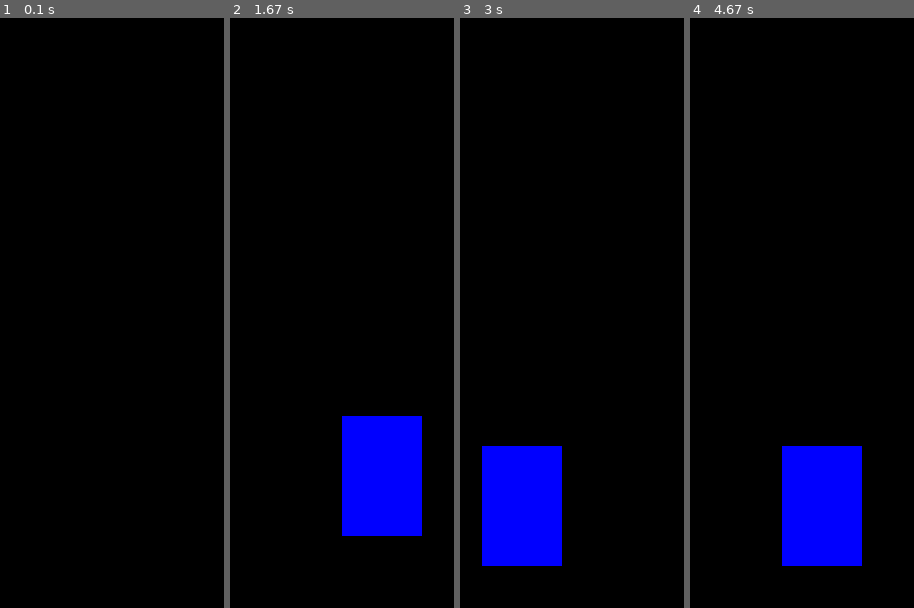
Above: before the commit, frames 1-4 (left to right).
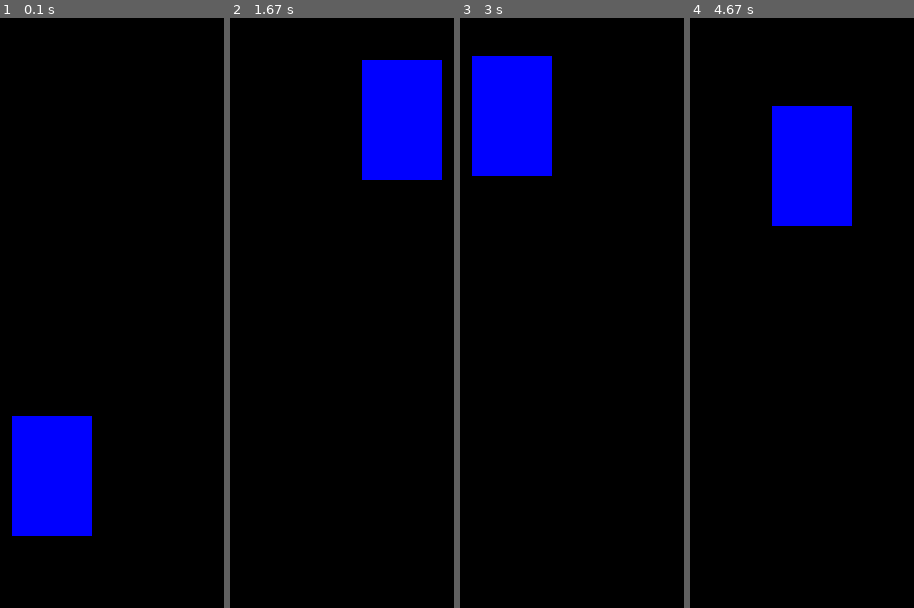
Above: after the commit, the same moments.

Repository: JeremySNL/PygameLearn
Game: pygame game, started from key_movements.py
Same seed, same stepped clock (60 frames per second), same inputs: the game is played once before the commit and once after it.
Inputs:
- Up to frame 1 (0.1 s): no input
- Up to frame 2 (1.67 s): tap Space at 0.33, 0.73, 1.03, 1.23, 1.53 s; hold Right 0.67-1.13 s; hold Right 1.17-1.63 s
- Up to frame 3 (3 s): hold Left 1.67-2.2 s; tap Space at 1.73, 2.03, 2.3, 2.63 s; hold Down 2.23-2.53 s; hold Left 2.57-2.97 s
- Up to frame 4 (4.67 s): hold Right 3-3.63 s; tap Space at 3.07, 3.37, 3.73, 4.03, 4.23, 4.53 s; hold Left 3.67-4.13 s; hold Right 4.17-4.63 s

The runs differ from the first frame. In frame 1, 7.3% of the frame differs, in the area x 5-42%, y 67-88%; in frame 2, 15%, in the area x 50-95%, y 7-88%; in frame 3, 15%; in frame 4, 15%.

Commit message:
Segundo tutorial, Mecánica de salto y limites de movimiento

Diff:
--- a/key_movements.py
+++ b/key_movements.py
@@ -4,7 +4,9 @@
 #inicializando pygame
 pygame.init()
 #Creando la ventana (width, height)
-window = pygame.display.set_mode((500, 500))
+screen_width = 500
+screen_height = 500
+window = pygame.display.set_mode((screen_width, screen_height))
 #Titulo de la ventana
 pygame.display.set_caption("The Game")
 
@@ -15,11 +17,15 @@
 y = 220
 width = 40
 height = 60
+vel = 5
+
+isjumping = False
+jumpCount = 10
 
 #Bucle principal
 while run:
-    #Incluyendo delay a los eventos para que no vaya tan rapido (100 millisengundos de delay)
-    pygame.time.delay(100)
+    #Incluyendo delay a los eventos para que no vaya tan rapido (x millisengundos de delay)
+    pygame.time.delay(80)
 
     #Bucle de eventos
     for event in pygame.event.get():
@@ -29,14 +35,31 @@
     #Asignando un movimiento en los ejes a las teclas de flecha
     keys = pygame.key.get_pressed()
     #if pygame.key.get_pressed()[pygame.K_LEFT]:
-    if keys[pygame.K_LEFT]:
-        x -= 5
-    if keys[pygame.K_RIGHT]:
-        x += 5
-    if keys[pygame.K_UP]:
-        y -= 5
-    if keys[pygame.K_DOWN]:
-        y += 5
+    #Limitaciones al movimiento añadido con la condicional despues del and
+    if keys[pygame.K_LEFT] and x >= vel:
+        x -= vel
+    if keys[pygame.K_RIGHT] and x < (screen_width - width):
+        x += vel
+    #Mecanica de salto
+    if not(isjumping):
+        if keys[pygame.K_UP] and y >= vel:
+            y -= vel
+        if keys[pygame.K_DOWN] and y < (screen_height - height):
+            y += vel
+        if keys[pygame.K_SPACE]:
+            isjumping = True
+    else:
+        if jumpCount >= -10:
+            if jumpCount >= 0:
+                y -= (jumpCount ** 2) * 0.5
+                jumpCount -= 1
+            else:
+                y -= (jumpCount ** 2) * 0.5 * -1
+                jumpCount -= 1
+        else:
+            isjumping = False
+            jumpCount = 10
+
     #Otra opcion, asignarle movimiento al mouse
     #x, y = pygame.mouse.get_pos()
 
